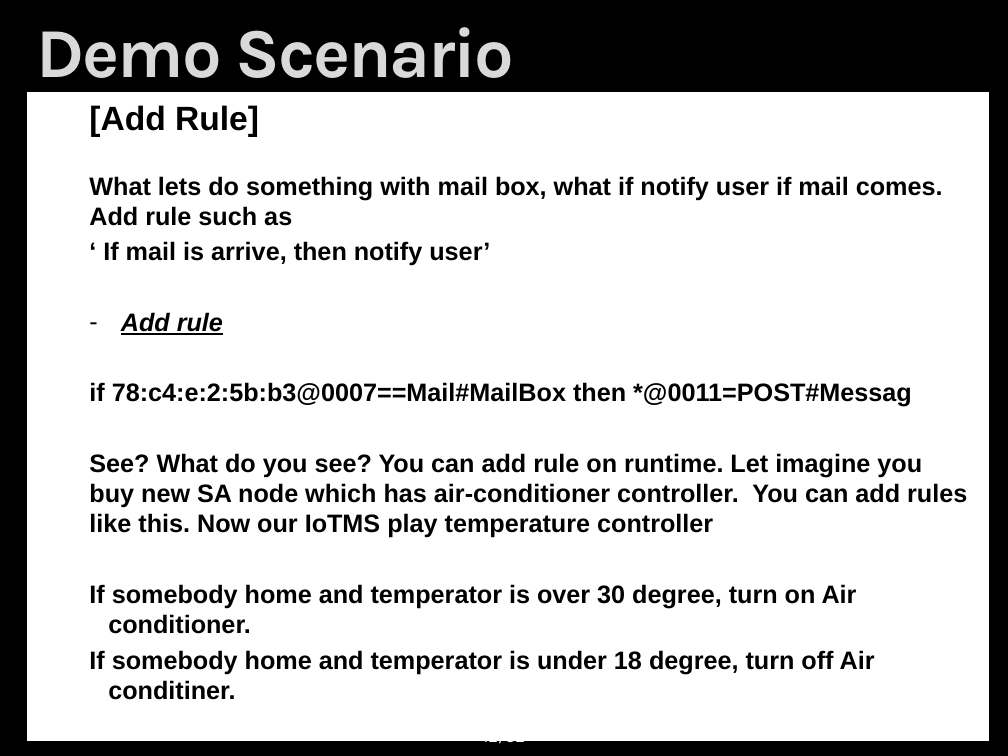
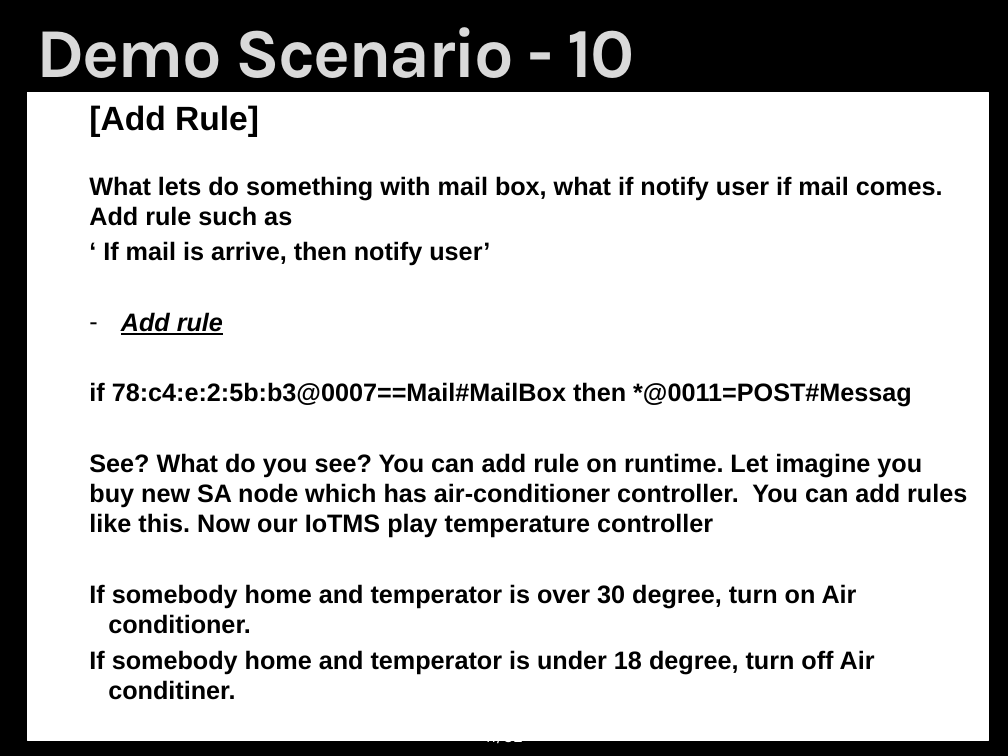
Before and after one commit to youkkwon/smarthome, a slide deck: slide 11 of doc/Demo_0626_0315.pptx (slide 12 before the commit). Drawn at 1008x756 pixels with LibreOffice and Linux fonts; fonts in the diff are those of the drawing; background and template pictures are left out. Boxes give left, top, right and bottom in pixels: in the first picture for what was removed or moved away, otherwise in the second. Text is boxed around its words. In the diff, an @@ line names an element or a change of style, - is before the commit and + after.

Commit message:
update Demo scenario

```diff
--- a/doc/Demo_0626_0315.pptx
+++ b/doc/Demo_0626_0315.pptx
@@ title at <box>37,27,635,93</box>: text changed @@
-Demo Scenario
+Demo Scenario - 10
@@ page number at <box>485,741,523,747</box>: text changed @@
-12/32
+11/32
```
Also in this commit, not shown: 11 other slides changed, 1 slide removed.
